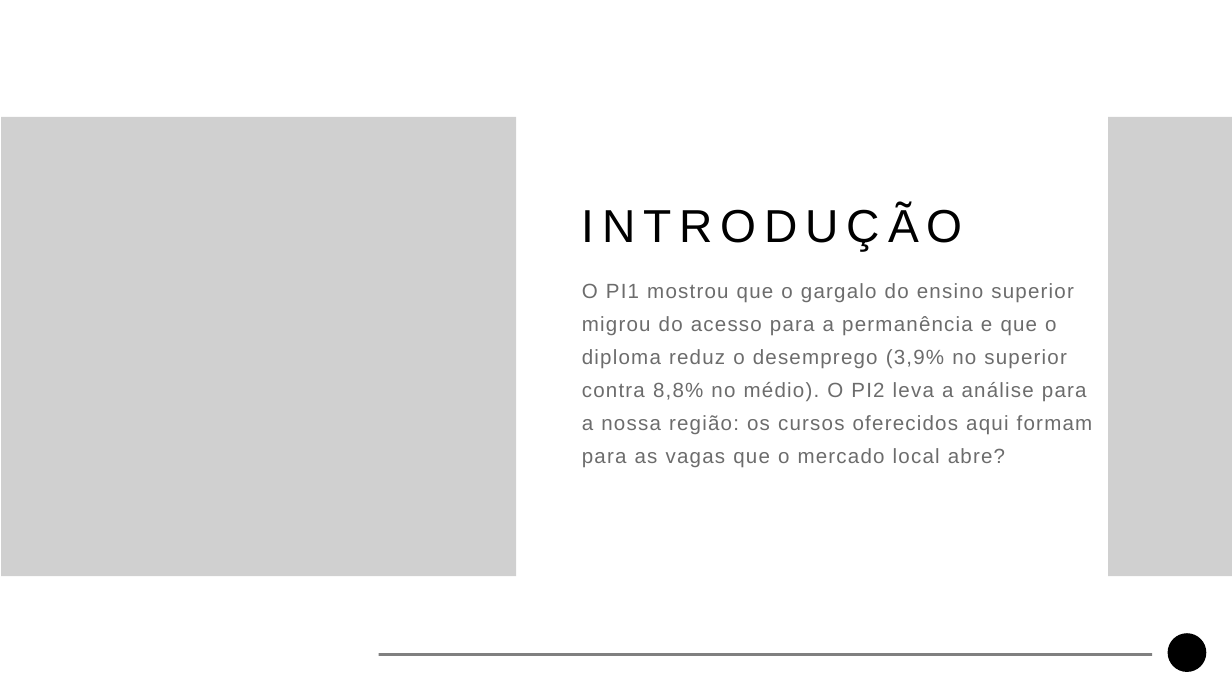
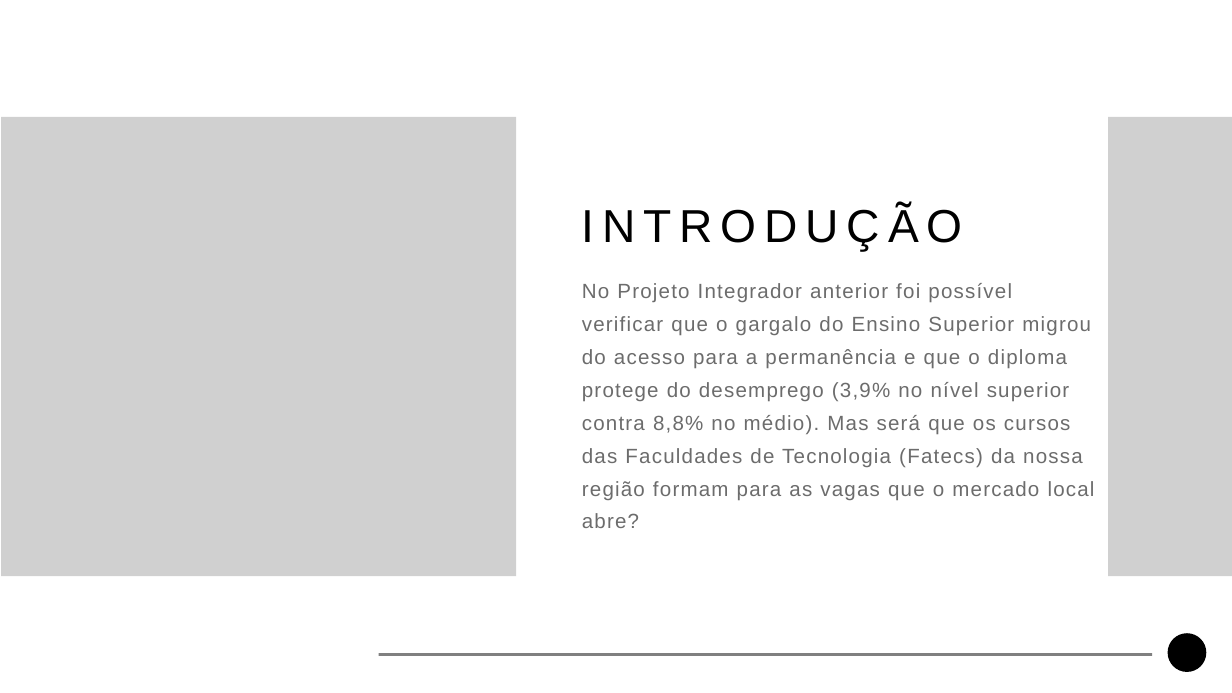
Before and after one commit to guilherme-ndo/projetointegrador-ii, a slide deck: slide 2 of docs/apresentacao_pi2.pptx. Drawn at 1232x693 pixels with LibreOffice and Linux fonts; fonts in the diff are those of the drawing; grey boxes stand for pictures; background and template pictures are left out. Boxes give left, top, right and bottom in pixels: in the first picture for what was removed or moved away, otherwise in the second. Text is boxed around its words. In the diff, an @@ line names an element or a change of style, - is before the commit and + after.

```diff
--- a/docs/apresentacao_pi2.pptx
+++ b/docs/apresentacao_pi2.pptx
@@ text at [582, 283, 1095, 528]: text changed @@
-O PI1 mostrou que o gargalo do ensino superior migrou do acesso para a permanência e que o diploma reduz o desemprego (3,9% no superior contra 8,8% no médio). O PI2 leva a análise para a nossa região: os cursos oferecidos aqui formam para as vagas que o mercado local abre?
+No Projeto Integrador anterior foi possível verificar que o gargalo do Ensino Superior migrou do acesso para a permanência e que o diploma protege do desemprego (3,9% no nível superior contra 8,8% no médio). Mas será que os cursos das Faculdades de Tecnologia (Fatecs) da nossa região formam para as vagas que o mercado local abre?
```
Also in this commit, not shown: 14 other slides changed, 7 slides added, 3 slides removed.
